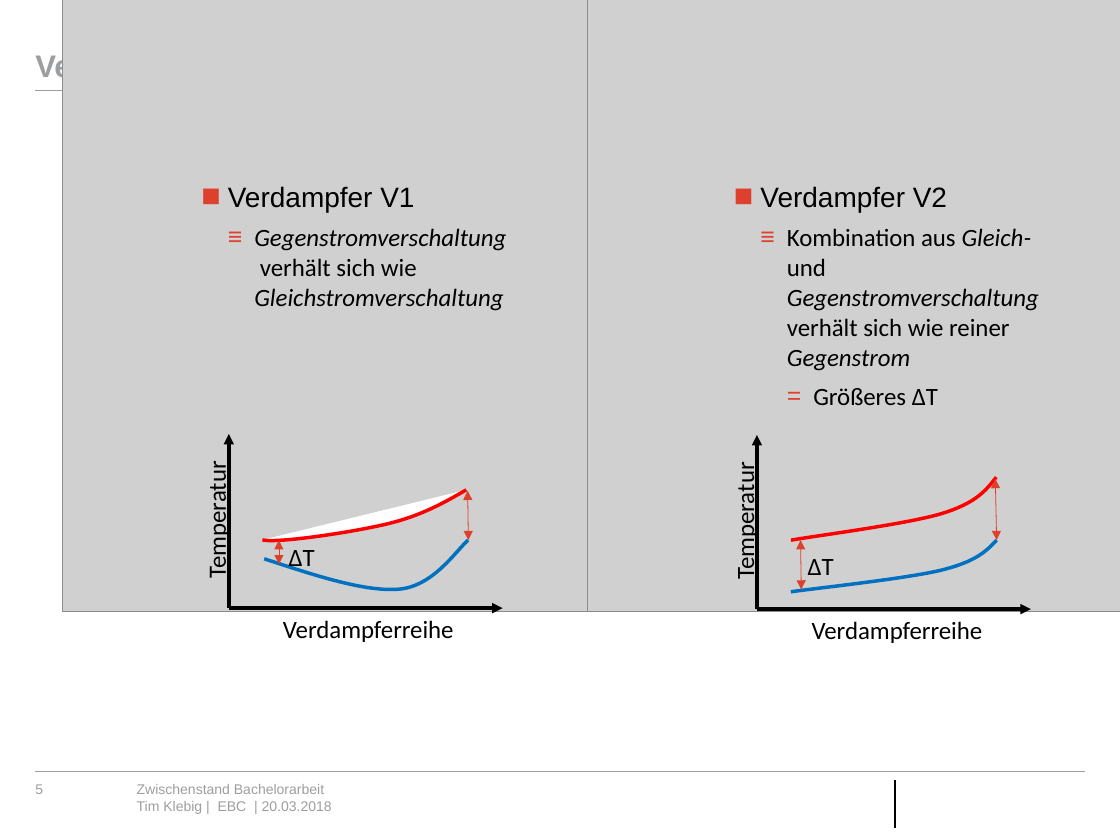
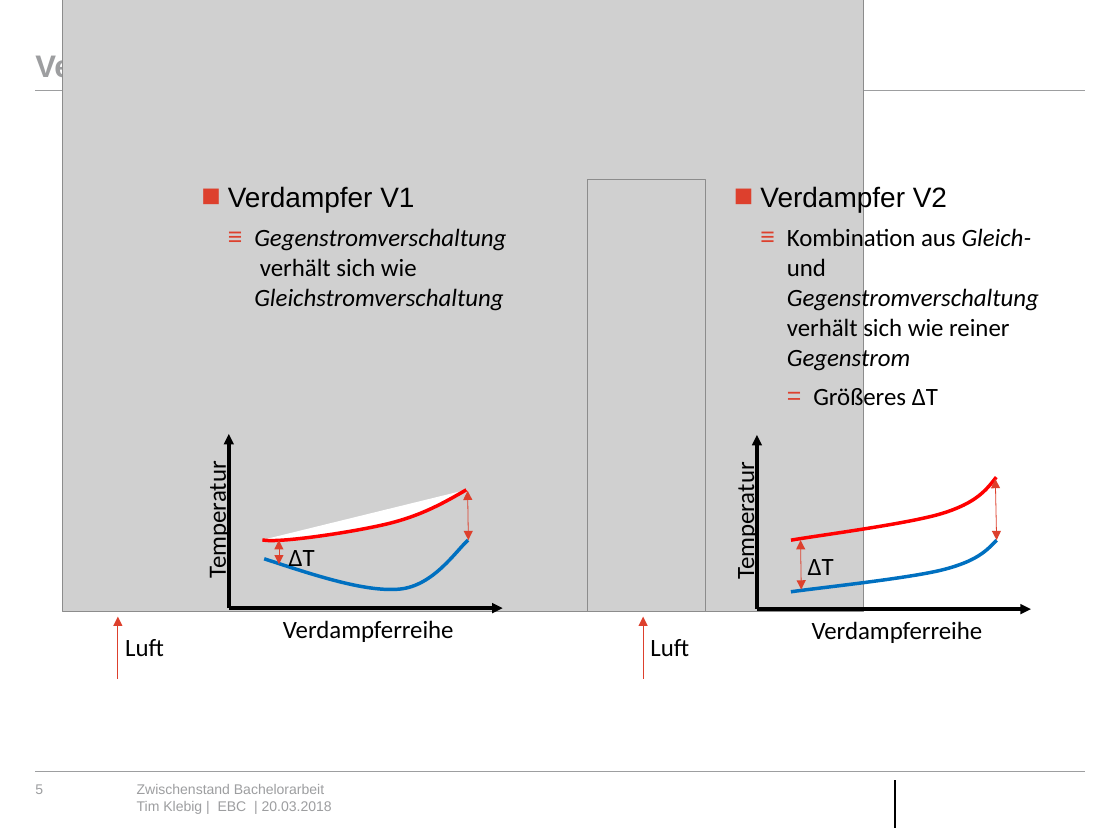
Before and after one commit to TKlebig/TimBAgit, a slide deck: slide 5 of Presentations/cve-tkl_Bergfest_200318.pptx. Drawn at 1120x840 pixels with LibreOffice and Linux fonts; fonts in the diff are those of the drawing; grey boxes stand for pictures; background and template pictures are left out. Boxes give left, top, right and bottom in pixels: in the first picture for what was removed or moved away, otherwise in the second. Text is boxed around its words. In the diff, an @@ line names an element or a change of style, - is before the commit and + after.

```diff
--- a/Presentations/cve-tkl_Bergfest_200318.pptx
+++ b/Presentations/cve-tkl_Bergfest_200318.pptx
@@ picture removed at (x1=588, y1=0, x2=1120, y2=612) @@
@@ picture added at (x1=587, y1=179, x2=706, y2=612) @@
@@ arrow added from (118, 679) to (118, 617), #DD402D 0.5 pt @@
@@ arrow added from (643, 679) to (643, 617), #DD402D 0.5 pt @@
@@ text added at (x1=125, y1=639, x2=164, y2=656), 16 pt, text #000000 @@
+Luft
@@ text added at (x1=650, y1=639, x2=689, y2=656), 16 pt, text #000000 @@
+Luft
```
Also in this commit, not shown: 1 other slide changed, 32 other files.
